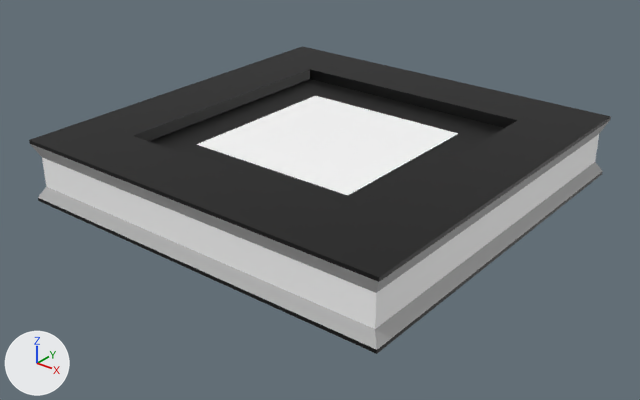
Two versions of the Blender file client/test/test_two/tile.blend, one commit apart.
One viewpoint serves both versions: a camera (50 mm lens) standing at (2.47, -3.17, 1.87) and looking at (0.02, -0.1, -0.03). Lighting does not change. The marker at lower left points along +X, +Y and +Z. The first picture is the older version.
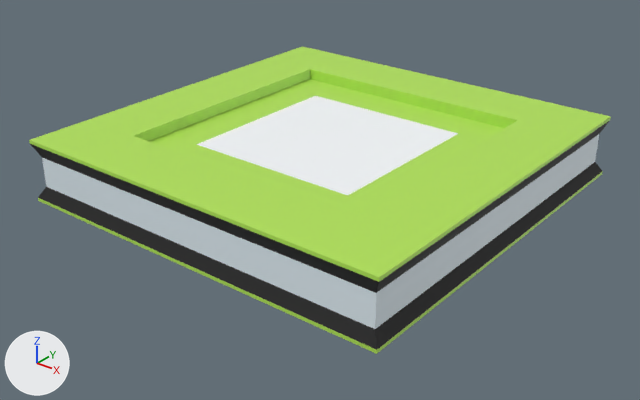
Location of each change, (x1, y1, x2, y2) in pixels of the pictures (640 x 400 px):
'Cube', surface changed: (29, 46, 611, 354) in both

The change, as a diff of the scene's bpy script:
```diff
--- a/client/test/test_two/tile.blend.py
+++ b/client/test/test_two/tile.blend.py
@@ img_default_material_png @@
+img_default_material_png = load_image('default_material.png', '../../assets/materials/default_material/default_material.png', 512, 512, 'sRGB')
@@ mat_material @@
 mat_material = principled_material('Material')
-mat_material.texture = img_material_png
+mat_material.texture = img_default_material_png
```
